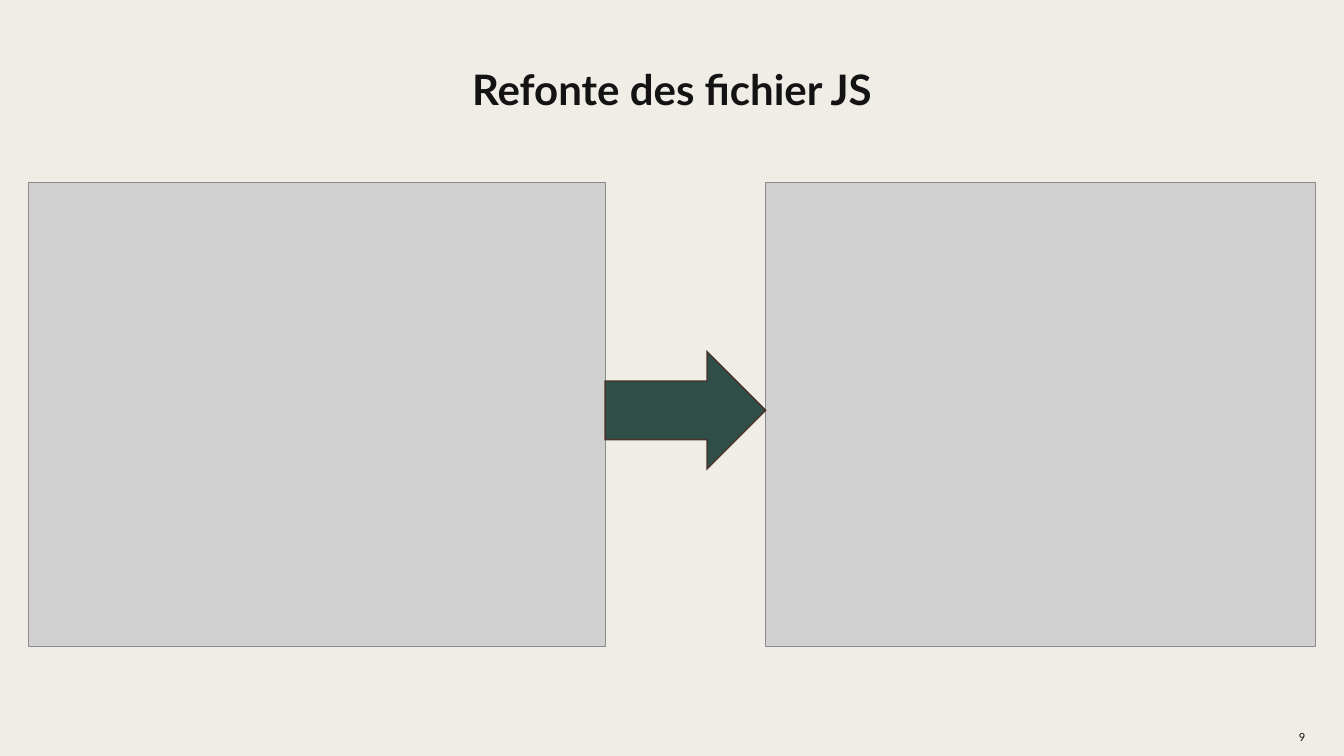
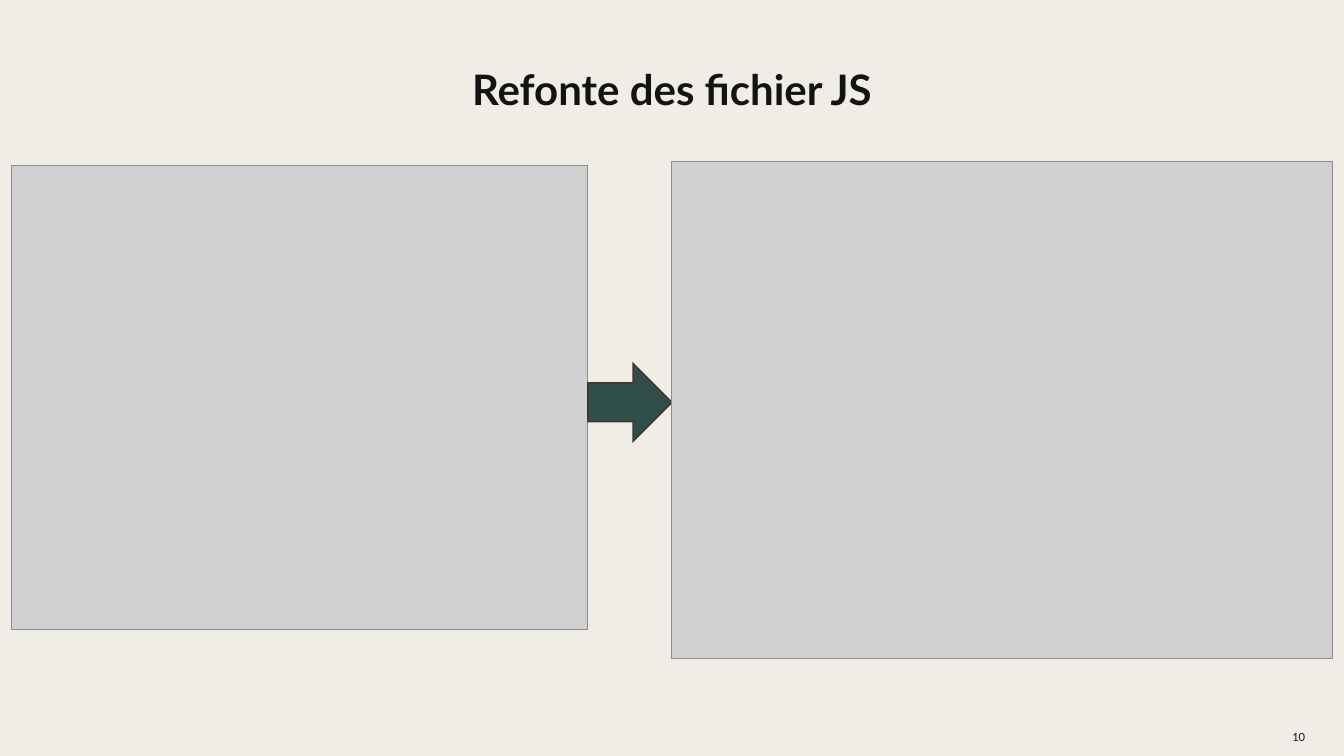
Before and after one commit to SashLamb/Trips-Roads, a slide deck: slide 10 of Documents/Presentation_S4.pptx (slide 9 before the commit). Drawn at 1344x756 pixels with LibreOffice and Linux fonts; fonts in the diff are those of the drawing; grey boxes stand for pictures; background and template pictures are left out. Boxes give left, top, right and bottom in pixels: in the first picture for what was removed or moved away, otherwise in the second. Text is boxed around its words. In the diff, an @@ line names an element or a change of style, - is before the commit and + after.

```diff
--- a/Documents/Presentation_S4.pptx
+++ b/Documents/Presentation_S4.pptx
@@ picture: place and size @@
-picture at <box>28,182,605,646</box>
+picture at <box>11,165,588,629</box>
@@ picture: place and size @@
-picture at <box>766,182,1316,646</box>
+picture at <box>673,162,1334,659</box>
@@ right arrow: place and size @@
-right arrow at <box>605,352,765,469</box>
+right arrow at <box>588,364,673,442</box>
@@ page number at <box>1292,733,1305,741</box>: text changed @@
-9
+10
```
Also in this commit, not shown: 9 other slides changed.
